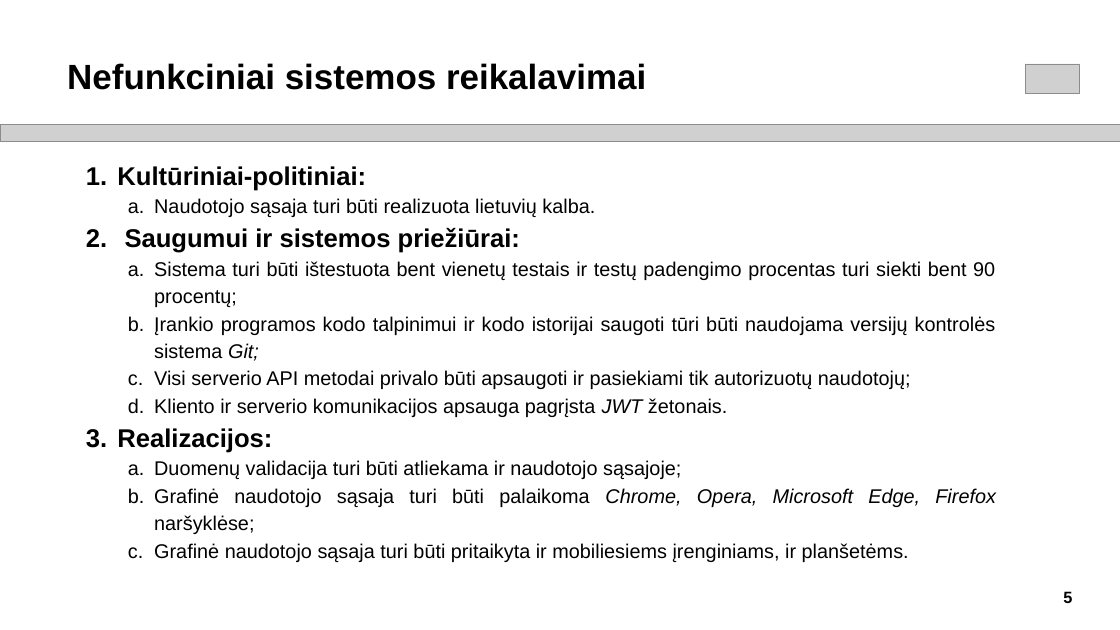
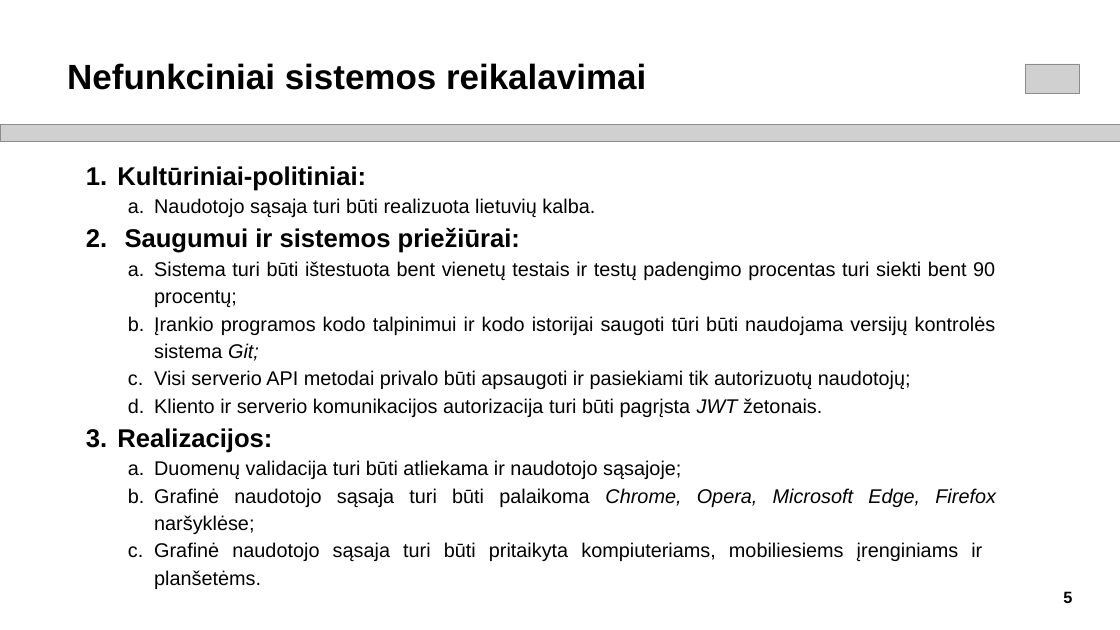
Before and after one commit to siciovas/Bachelors-Project-2023, a slide deck: slide 5 of Rokas_Sičiovas_Pristatymas.pptx. Drawn at 1120x630 pixels with LibreOffice and Linux fonts; fonts in the diff are those of the drawing; grey boxes stand for pictures. Boxes give left, top, right and bottom in pixels: in the first picture for what was removed or moved away, otherwise in the second. Text is boxed around its words. In the diff, an @@ line names an element or a change of style, - is before the commit and + after.

```diff
--- a/Rokas_Sičiovas_Pristatymas.pptx
+++ b/Rokas_Sičiovas_Pristatymas.pptx
@@ text at <box>154,398,822,417</box>: text changed @@
-  d. Kliento ir serverio komunikacijos apsauga pagrįsta JWT žetonais.
+  d. Kliento ir serverio komunikacijos autorizacija turi būti pagrįsta JWT žetonais.
@@ text at <box>154,542,982,589</box>: text changed @@
-  c. Grafinė naudotojo sąsaja turi būti pritaikyta ir mobiliesiems įrenginiams, ir planšetėms.
+  c. Grafinė naudotojo sąsaja turi būti pritaikyta kompiuteriams, mobiliesiems įrenginiams ir planšetėms.
```
Also in this commit, not shown: 3 other slides changed, 1 slide removed, 9 other files.
